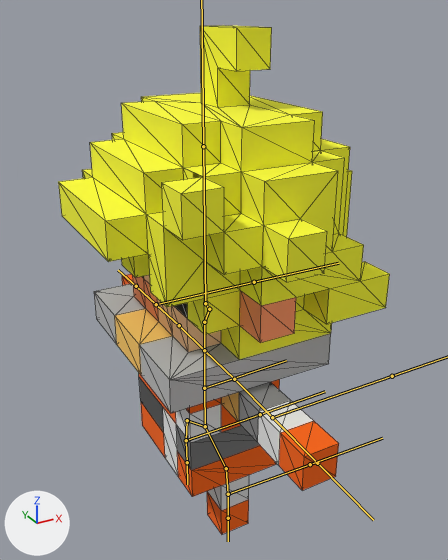
Renders of the FBX model TeamSanrio3/Assets/tatsuya/model/player.fbx from each side of a commit.
One viewpoint serves both versions: a 50 mm camera at (-0.764, -1.512, 1.546) aimed at (0.07, 0.004, 0.788). Arrows for +X, +Y and +Z are at lower left; the lights stay in place. The bones that bend it are drawn over the model as lines. Mesh edges are drawn as thin lines.

The first picture shows 'ObjObject'.
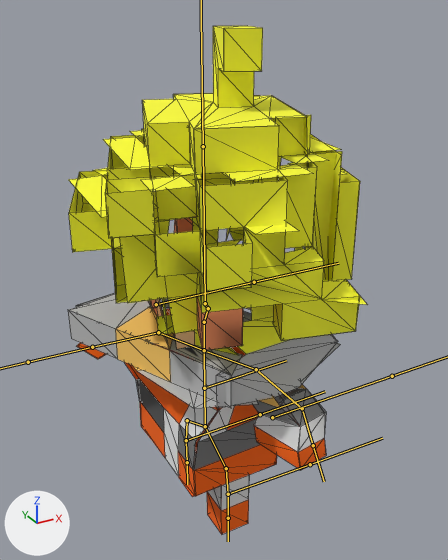
The newer file adds an action. The first version stands in its rest pose; the second is drawn at frame 16 of the action 'アーマチュア|goal'.

What the commit changed:
Bone 'spine_02' (bone_spine_02) turns from (0, 0, 0) to (0, 21, 0) degrees about its own x, y and z.
Bone 'head' (bone_head) turns from (0, 0, 0) to (0, -38, 0) degrees about its own x, y and z.
Bone 'Arm_L_1' (bone_arm_l_1) turns from (0, 0, 0) to (0, 0, -36) degrees about its own x, y and z.
Bone 'Arm_L_2' (bone_arm_l_2) turns from (0, 0, 0) to (0, 0, -39) degrees about its own x, y and z.
Bone 'Arm_R_1' (bone_arm_r_1) turns from (0, 0, 0) to (56, 39, 68) degrees about its own x, y and z.
Bone 'Arm_R_2' (bone_arm_r_2) turns from (0, 0, 0) to (8, -112, -7) degrees about its own x, y and z.
Bone 'Arm_masterBorn_R' (bone_arm_masterborn_r) turns from (0, 0, 0) to (0, -83, 0) degrees about its own x, y and z.
Bone 'Arm_masterBorn_L' (bone_arm_masterborn_l) turns from (0, 0, 0) to (0, 94, 0) degrees about its own x, y and z.

Where the change shows, as pixel boxes [x1, y1, x2, y2] in the pictures (448 x 560 px):
'ObjObject', posed (10% narrower)
    before: [58, 26, 390, 534]
    after: [68, 26, 367, 534]
bone 'Arm_L_1', root to tip
    before: (234, 379) to (272, 417)
    after: (256, 369) to (302, 408)
bone 'Arm_L_2', root to tip
    before: (272, 417) to (317, 463)
    after: (302, 408) to (313, 445)
bone 'Arm_R_1', root to tip
    before: (179, 325) to (156, 304)
    after: (158, 332) to (92, 347)
bone 'Arm_R_2', root to tip
    before: (156, 304) to (136, 286)
    after: (92, 347) to (28, 362)
